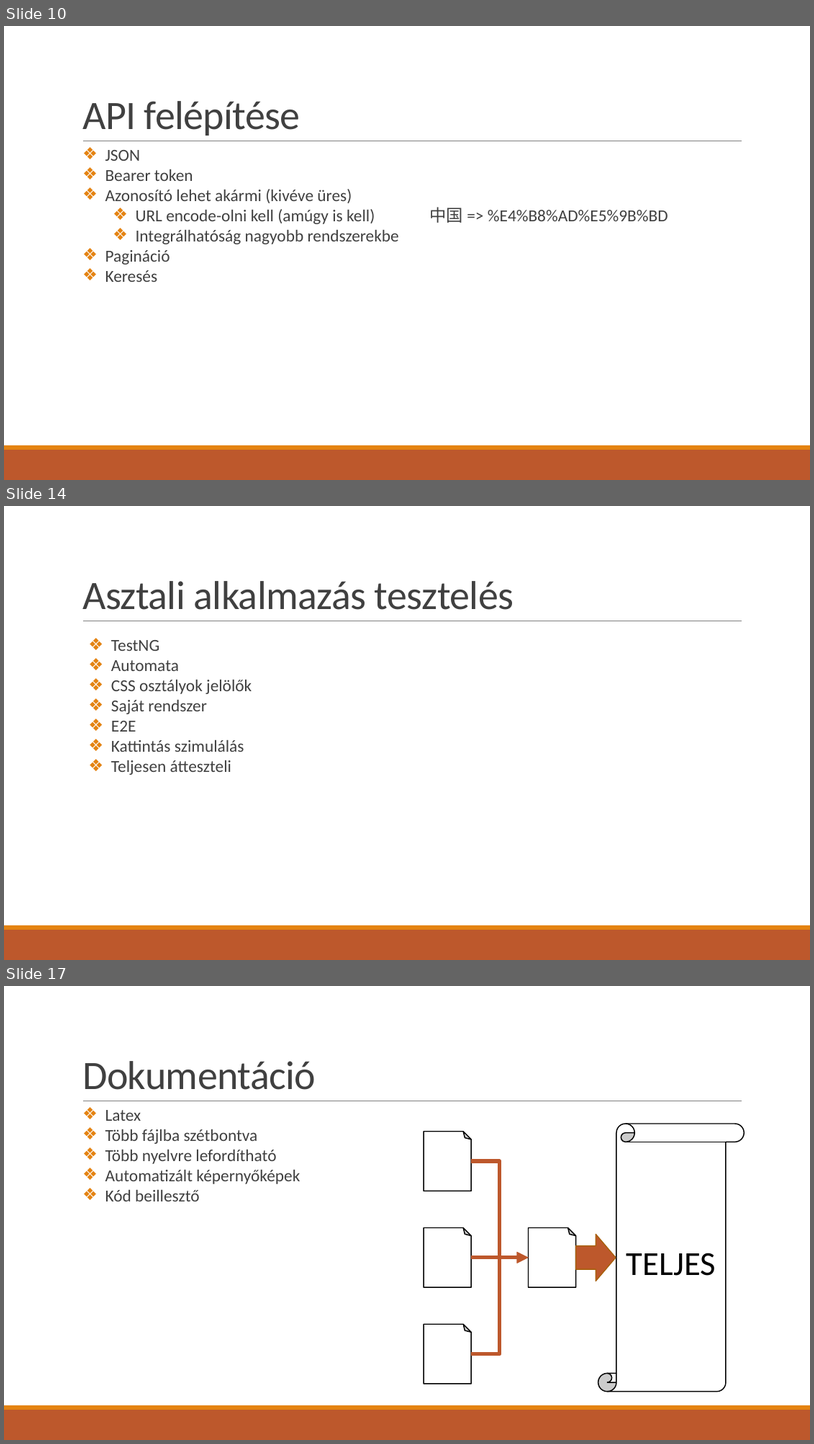
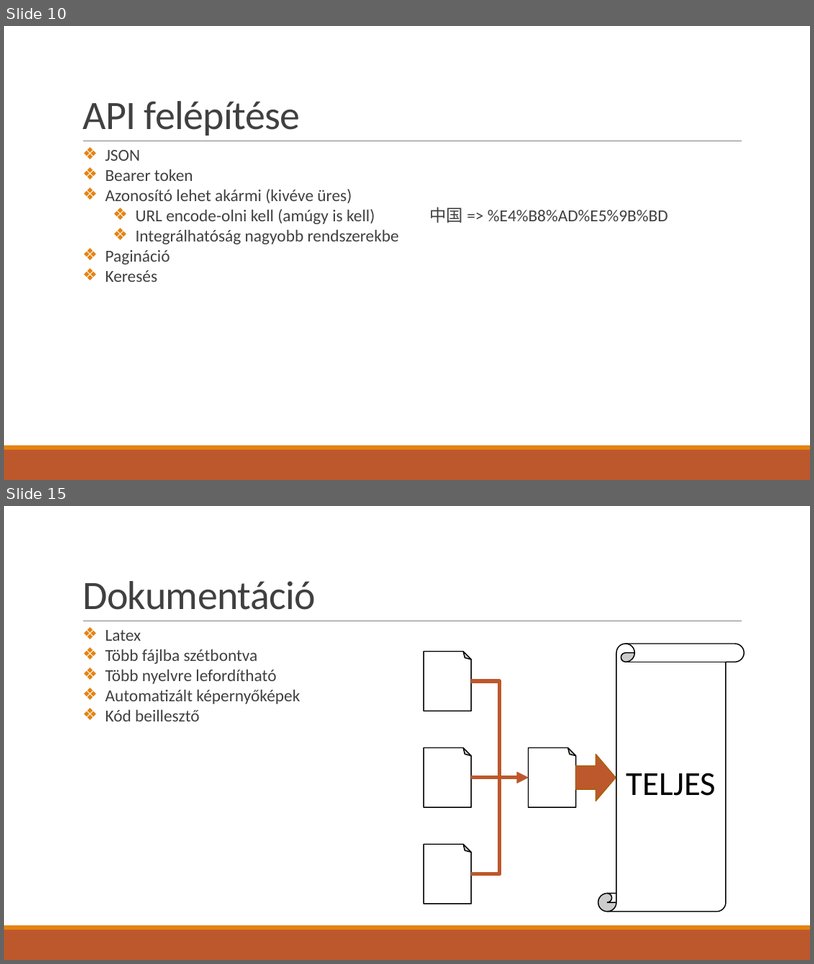
Before and after one commit to KissKolos/Easy-Inventory, a slide deck: bemutató.pptx. Shown one above the other, each under a label of ours: slides 10, 14 and 17 before the commit, slides 10 and 15 after it; the slides between them are not shown. The pictures are 814x1444 and 814x964 pixels, drawn with LibreOffice and Linux fonts; fonts in the diff are those of the drawing. Boxes give left, top, right and bottom in pixels: in the first picture for what was removed or moved away, otherwise in the second. Text is boxed around its words. In the diff, an @@ line names an element or a change of style, - is before the commit and + after.

```diff
--- a/bemutató.pptx
+++ b/bemutató.pptx
@@ slide 14 removed at (x1=4, y1=506, x2=810, y2=960), background #FFFFFF; not listed: 3 template elements that a slide beside it also shows @@
@@ title removed at (x1=82, y1=581, x2=514, y2=610) @@
-Asztali alkalmazás tesztelés
@@ text removed at (x1=111, y1=640, x2=252, y2=775) @@
-❖ TestNG
-❖ Automata
-❖ CSS osztályok jelölők
-❖ Saját rendszer
-❖ E2E
-❖ Kattintás szimulálás
-❖ Teljesen átteszteli
@@ what was slide 17 is now slide 15 @@
```
Also in this commit, not shown: 13 slides changed, 4 slides added, 4 other slides removed, 2 other files.
